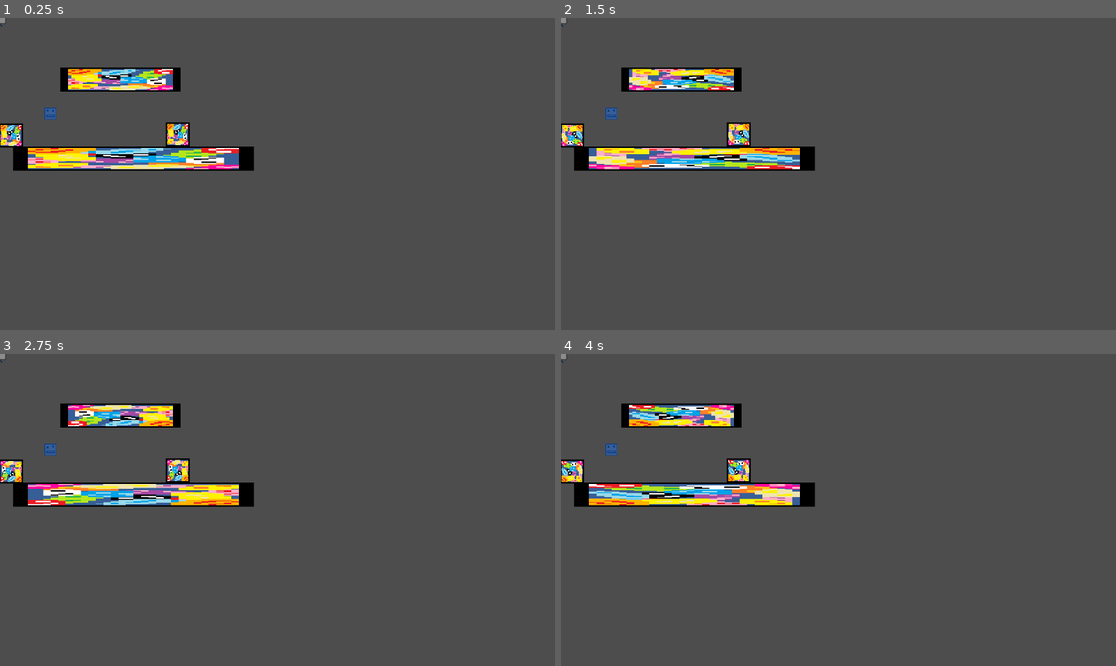
Above: before the commit, frames 1-4 (two rows, left to right).
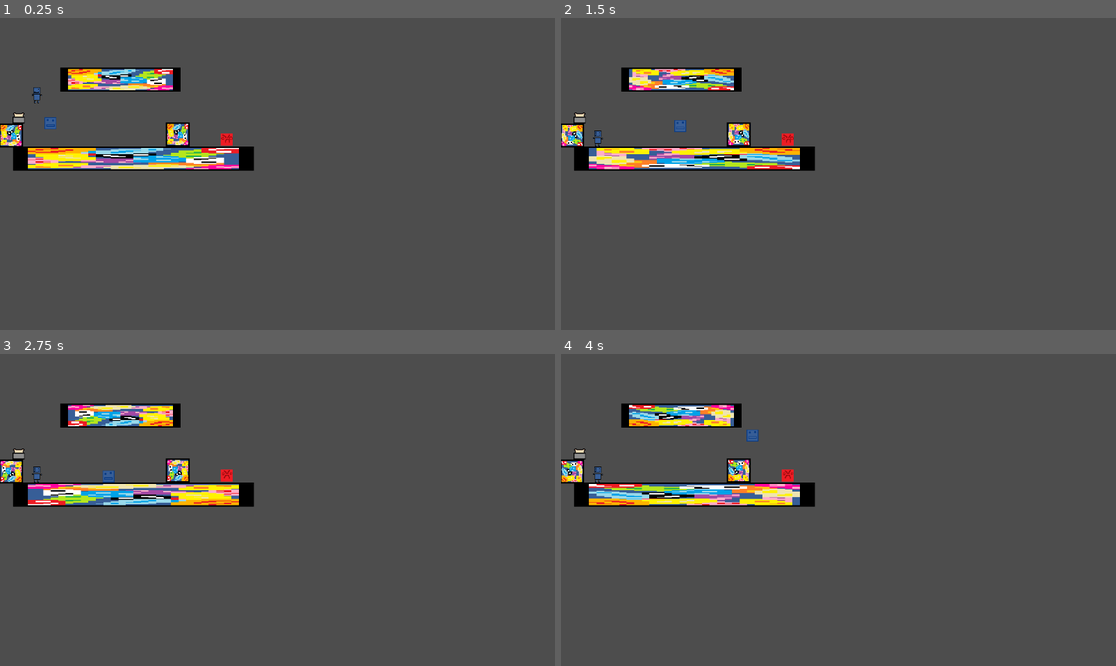
Above: after the commit, the same moments.

Repository: Ksawex4/Block-Jumper-Godot
Game: Godot game, scene res://Scenes/test_room.tscn
The game is run twice, just before and just after one commit, with the same random seed, the same clock (stepped at 60 frames per second) and the same inputs.
Inputs:
- Up to frame 1 (0.25 s): no input
- Up to frame 2 (1.5 s): hold D (FencyRight) from 0.53 s (still down); tap W (FencyJump) at 0.77 s
- Up to frame 3 (2.75 s): tap W (FencyJump) at 1.52 s; release D (FencyRight) at 2.03 s; hold A (FencyLeft) from 2.03 s (still down)
- Up to frame 4 (4 s): release A (FencyLeft) at 2.78 s; hold D (FencyRight) from 2.78 s (still down); tap W (FencyJump) at 3.02, 3.77 s

The runs differ from the first frame. In frame 1, 0.4% of the frame differs, in the area x 0-42%, y 0-41%; in frame 2, 0.4%, in the area x 0-42%, y 0-42%; in frame 3, 0.4%; in frame 4, 0.4%.
Error before the commit: Parse Error: Identifier "damage" not declared in the current scope. (res://Scripts/Player.gd:35)

Commit message:
KillBlock gets removed after it deals damage

Diff:
--- a/Scenes/Objects/kill_block.tscn
+++ b/Scenes/Objects/kill_block.tscn
@@ -21,6 +21,7 @@
 collision_layer = 4
 collision_mask = 0
 script = ExtResource("1_mdu3c")
+damage = 5
 
 [node name="MeshInstance2D" type="MeshInstance2D" parent="."]
 texture_filter = 1
--- a/Scenes/test_room.tscn
+++ b/Scenes/test_room.tscn
@@ -1,15 +1,18 @@
-[gd_scene load_steps=5 format=3 uid="uid://di2dwbxolcdpe"]
+[gd_scene load_steps=6 format=3 uid="uid://di2dwbxolcdpe"]
 
 [ext_resource type="PackedScene" uid="uid://btuf7ucts5n8c" path="res://Scenes/Objects/fency.tscn" id="1_6idp7"]
 [ext_resource type="PackedScene" uid="uid://cxnvloc13qu04" path="res://Scenes/Objects/pan_loduwka.tscn" id="1_afs4w"]
 [ext_resource type="PackedScene" uid="uid://ds4kjmnylu01w" path="res://Scenes/Objects/bean_block.tscn" id="1_ycph5"]
 [ext_resource type="PackedScene" uid="uid://hhepu0udy5hv" path="res://Scenes/Objects/toasty.tscn" id="2_3tvqv"]
+[ext_resource type="PackedScene" uid="uid://benxxxiyfuc42" path="res://Scenes/Objects/kill_block.tscn" id="5_3tvqv"]
 
 [node name="TestRoom" type="Node2D"]
 
 [node name="PanLoduwka" parent="." instance=ExtResource("1_afs4w")]
+position = Vector2(76, 140)
 
 [node name="Toasty" parent="." instance=ExtResource("2_3tvqv")]
+position = Vector2(39, 172)
 
 [node name="Fency" parent="." instance=ExtResource("1_6idp7")]
 position = Vector2(105, 199)
@@ -27,3 +30,6 @@
 
 [node name="BeanBlock4" parent="." instance=ExtResource("1_ycph5")]
 position = Vector2(23, 244)
+
+[node name="KillBlock" parent="." instance=ExtResource("5_3tvqv")]
+position = Vector2(471, 253)
--- a/Scripts/Player.gd
+++ b/Scripts/Player.gd
@@ -32,10 +32,12 @@
 
 
 func _on_hit_box_area_body_entered(body: Node2D) -> void:
-	var hit = body.get(damage)
+	var hit = body.get("damage")
 	hurt(hit)
+	body.queue_free()
 
 func hurt(damage):
 	var HP = Global.get(WhosHp)
 	HP = HP - damage
 	Global.set(WhosHp, HP)
+	print (WhosHp + ": " + str(HP))
